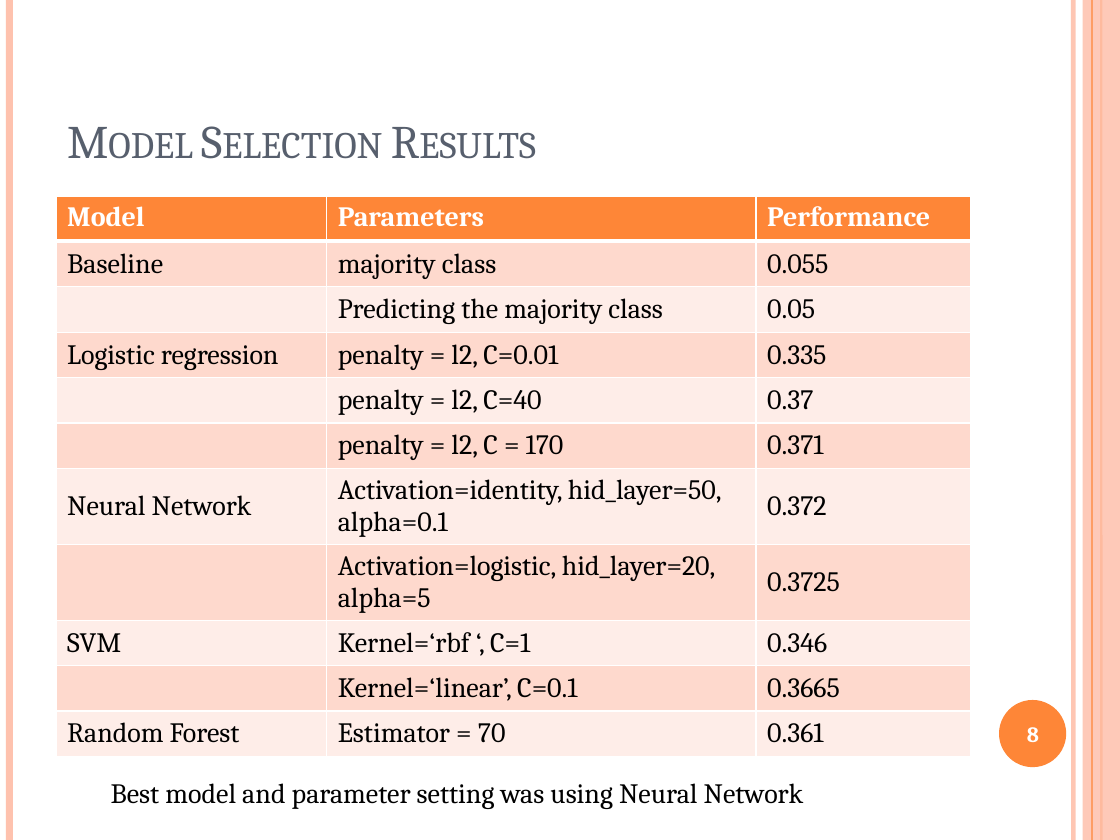
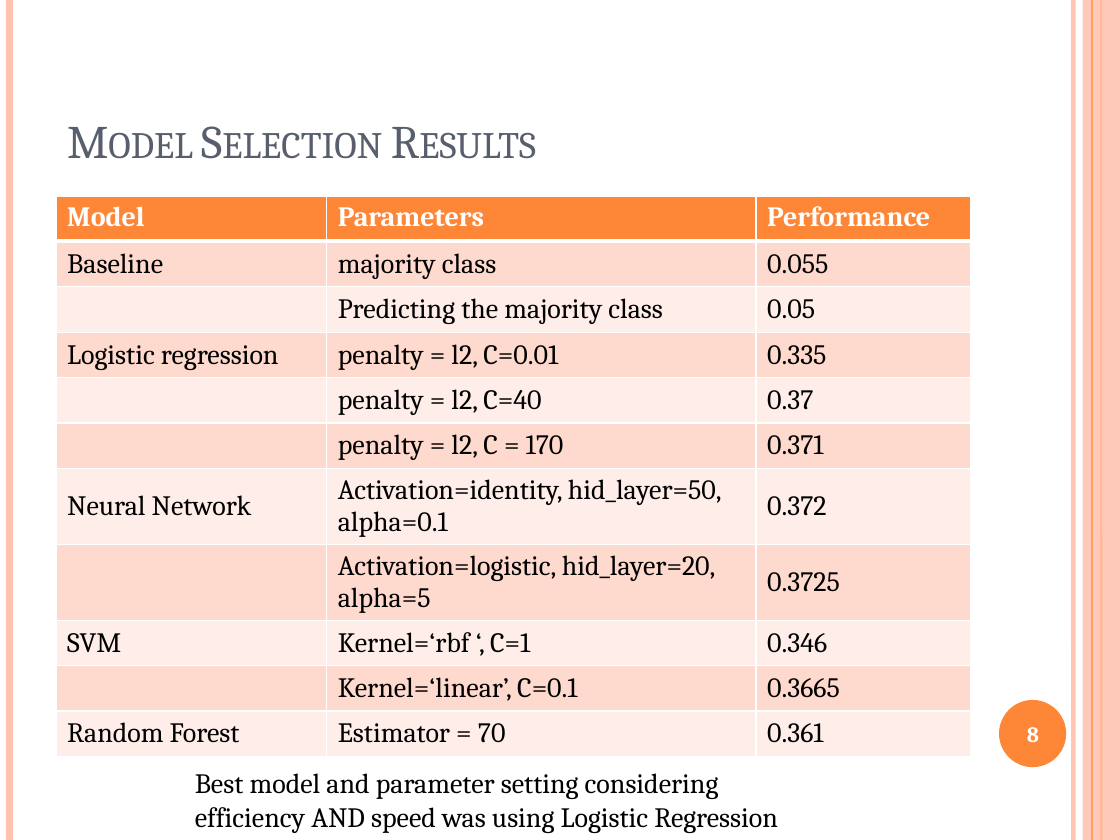
Before and after one commit to AelHenri/Genrify, a slide deck: slide 8 of genrify_presentation.pptx. Drawn at 1120x840 pixels with LibreOffice and Linux fonts; fonts in the diff are those of the drawing. Boxes give left, top, right and bottom in pixels: in the first picture for what was removed or moved away, otherwise in the second. Text is boxed around its words. In the diff, an @@ line names an element or a change of style, - is before the commit and + after.

Commit message:
popopo slide 8-9

```diff
--- a/genrify_presentation.pptx
+++ b/genrify_presentation.pptx
@@ text at bbox=[195, 773, 778, 833]: text changed @@
-Best model and parameter setting was using Neural Network
+Best model and parameter setting considering
+efficiency AND speed was using Logistic Regression
```
Also in this commit, not shown: 1 other slide changed, 2 other files.
